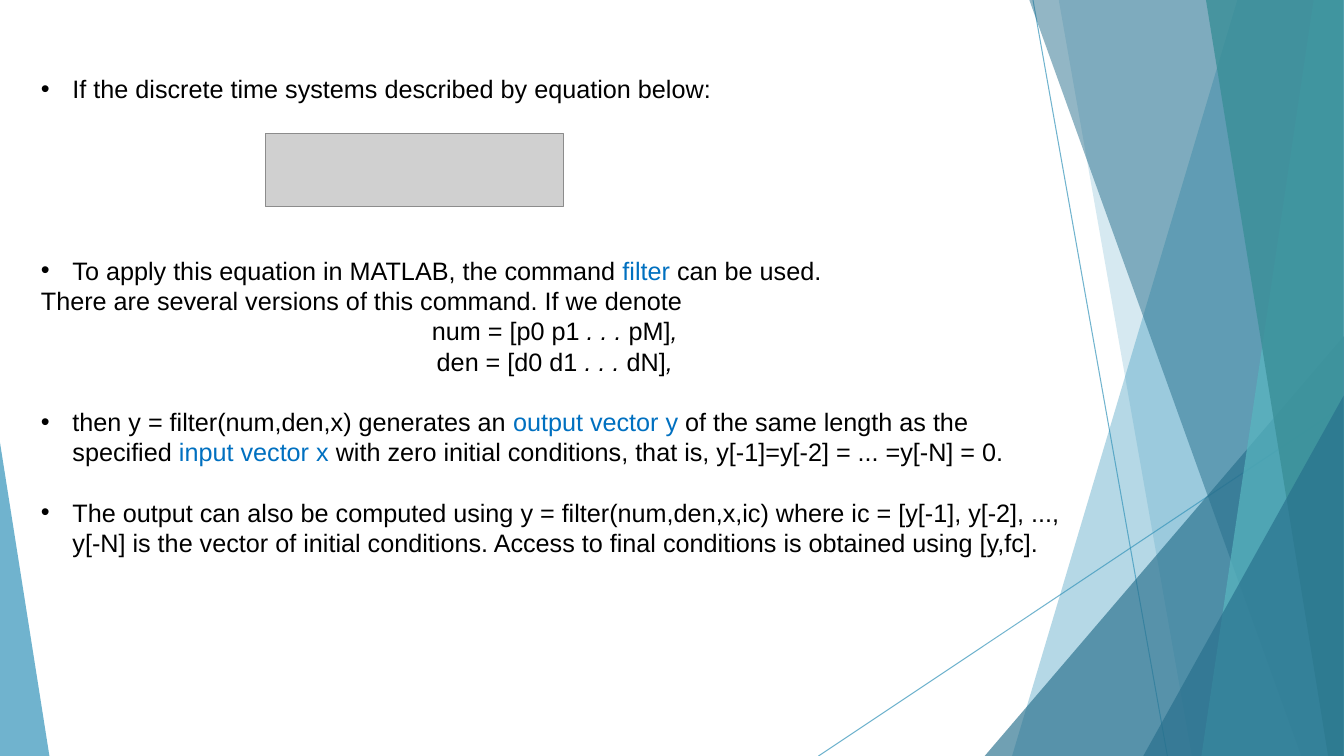
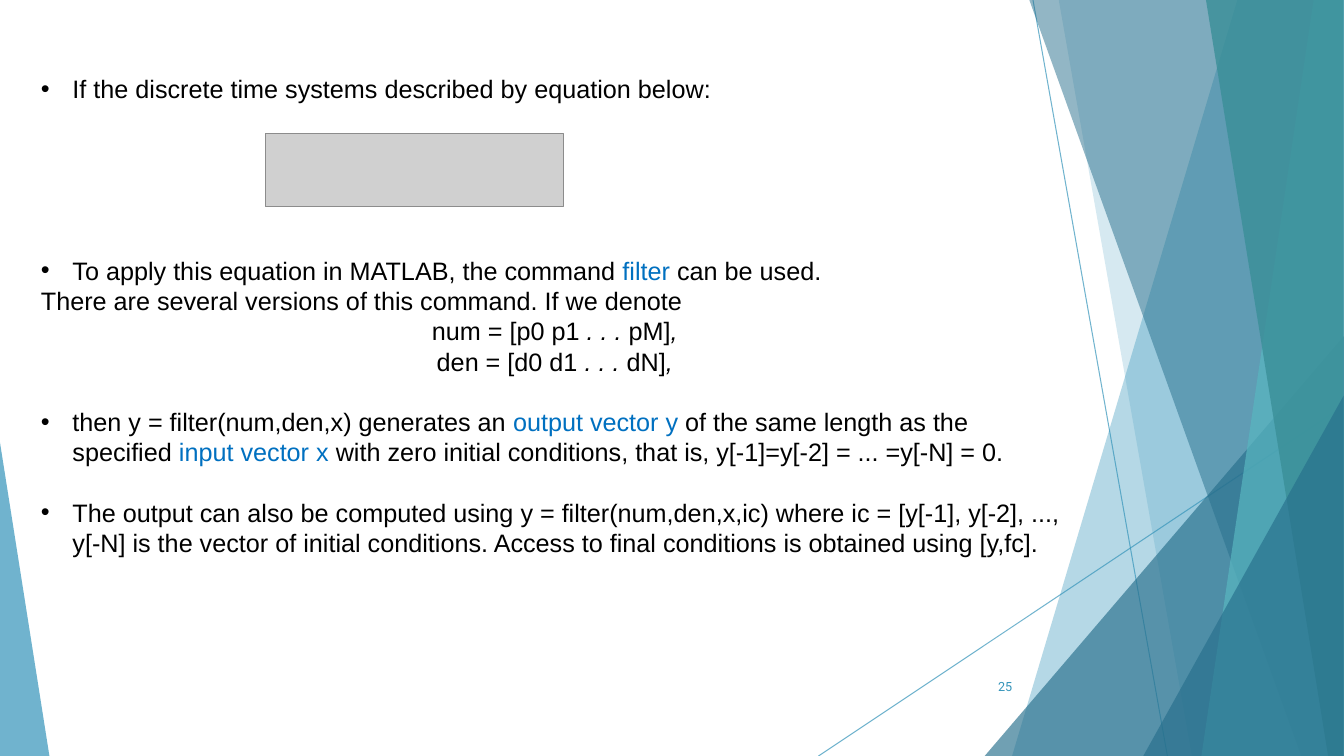
Before and after one commit to AhMjOU/DSP2, a slide deck: slide 25 of lec2.pptx. Drawn at 1344x756 pixels with LibreOffice and Linux fonts; fonts in the diff are those of the drawing; grey boxes stand for pictures. Boxes give left, top, right and bottom in pixels: in the first picture for what was removed or moved away, otherwise in the second. Text is boxed around its words. In the diff, an @@ line names an element or a change of style, - is before the commit and + after.

Commit message:
modify presentation file and add code file

```diff
--- a/lec2.pptx
+++ b/lec2.pptx
@@ page number added at (998,682,1012,691), 9 pt, text #3494BA @@
+25
```
Also in this commit, not shown: 14 other slides changed, 5 slides added, 1 other file.
